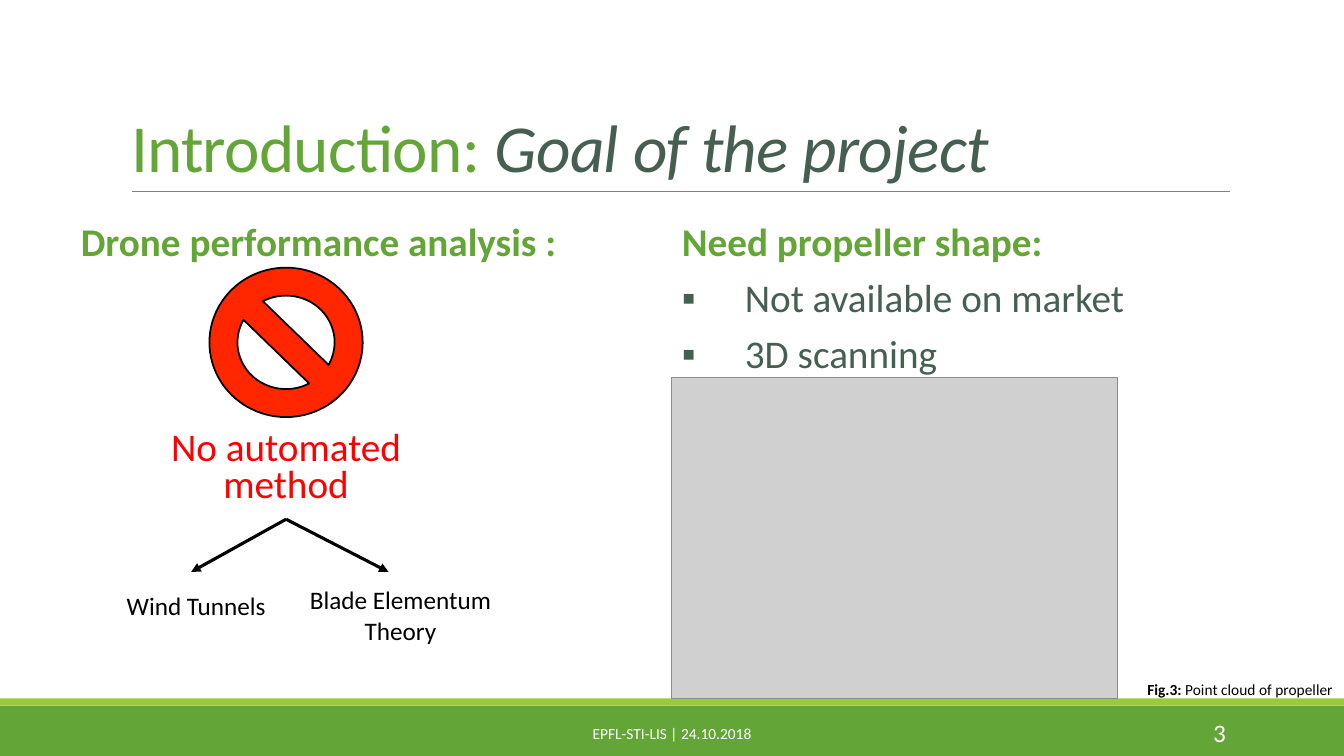
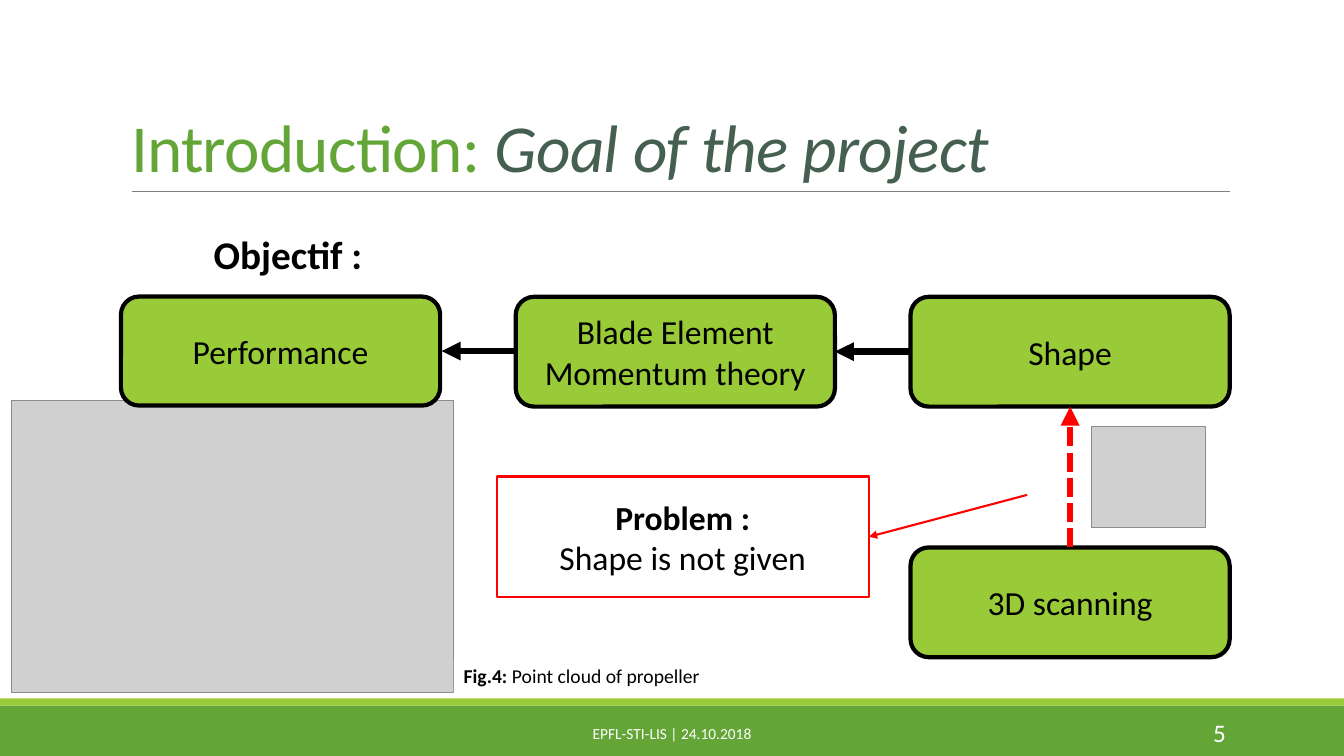
Before and after one commit to PaulineMauryL/PropellerProject, a slide deck: slide 5 of MIDTERM.pptx (slide 3 before the commit). Drawn at 1344x756 pixels with LibreOffice and Linux fonts; fonts in the diff are those of the drawing; grey boxes stand for pictures. Boxes give left, top, right and bottom in pixels: in the first picture for what was removed or moved away, otherwise in the second. Text is boxed around its words. In the diff, an @@ line names an element or a change of style, - is before the commit and + after.

```diff
--- a/MIDTERM.pptx
+++ b/MIDTERM.pptx
@@ text removed at [81, 228, 536, 262] @@
-Drone performance analysis :
@@ text removed at [682, 228, 1124, 379] @@
-Need propeller shape:
-▪ Not available on market
-▪ 3D scanning
@@ no-entry sign removed at [210, 268, 363, 417] @@
@@ text added at [214, 241, 343, 276], 28 pt, text #000000, bold @@
+Objectif :
@@ rounded rectangle added at [121, 296, 441, 405], fill #99CB38, outline #000000 3 pt, 24 pt, text #000000 @@
+Performance
@@ rounded rectangle added at [516, 296, 836, 406], fill #99CB38, outline #000000 3 pt, 24 pt, text #000000 @@
+Blade Element Momentum theory
@@ rounded rectangle added at [910, 296, 1230, 406], fill #99CB38, outline #000000 3 pt, 24 pt, text #000000 @@
+Shape
@@ arrow added from (517, 351) to (442, 351), #000000 4.5 pt @@
@@ arrow added from (910, 352) to (835, 352), #000000 4.5 pt @@
@@ picture removed at [673, 378, 1118, 699] @@
@@ picture added at [11, 400, 454, 693] @@
@@ arrow added from (1071, 547) to (1071, 406), #FF0000 4.5 pt dashed @@
@@ text removed at [171, 433, 401, 499] @@
-No automated method
@@ picture added at [1092, 426, 1206, 527] @@
@@ rectangle added at [497, 477, 869, 598], fill #FFFFFF, outline #FF0000 1.5 pt, 24 pt, text #000000 @@
+Problem :
+Shape is not given
@@ arrow added from (1027, 495) to (869, 537), #FF0000 1.5 pt @@
@@ arrow removed from (286, 519) to (192, 572) @@
@@ arrow removed from (286, 519) to (388, 572) @@
@@ rounded rectangle added at [910, 547, 1230, 657], fill #99CB38, outline #000000 3 pt, 24 pt, text #000000 @@
+3D scanning
@@ text removed at [127, 597, 266, 616] @@
-Wind Tunnels
@@ text removed at [310, 591, 491, 644] @@
-Blade Elementum Theory
@@ rectangle "Fig.4: Point cloud of propeller": place and size @@
-rectangle "Fig.4: Point cloud of propeller" at [1147, 684, 1332, 700]
+rectangle "Fig.4: Point cloud of propeller" at [454, 659, 714, 694]
@@ rectangle "Fig.4: Point cloud of propeller" at [454, 659, 714, 694]: fill none to #FFFFFF @@
@@ text in rectangle at [464, 669, 700, 687]: text changed; size 11 to 14 pt @@
-Fig.3: Point cloud of propeller
+Fig.4: Point cloud of propeller
@@ page number at [1213, 726, 1226, 742]: text changed @@
-3
+5
```
Also in this commit, not shown: 10 other slides changed, 3 slides added, 1 slide removed.
